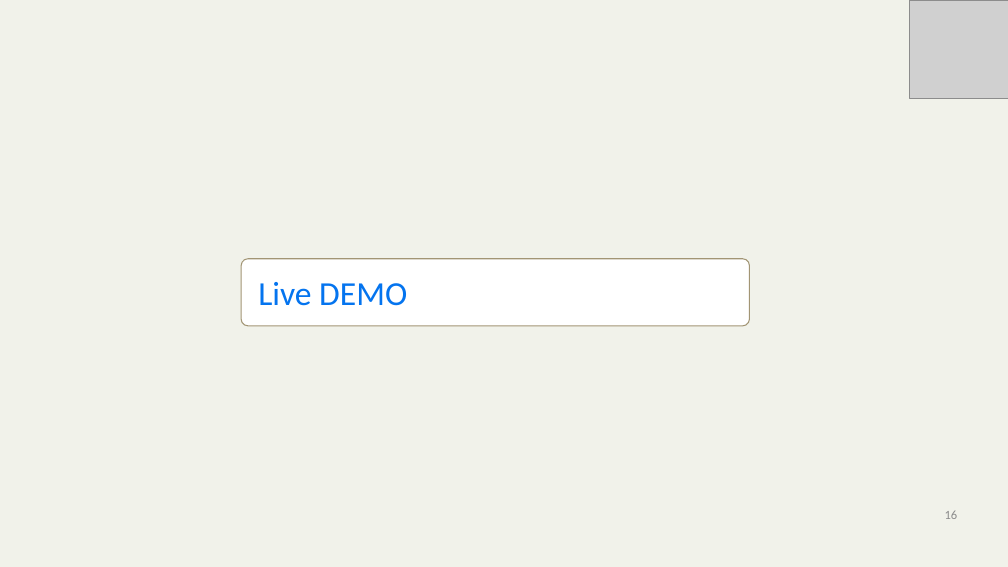
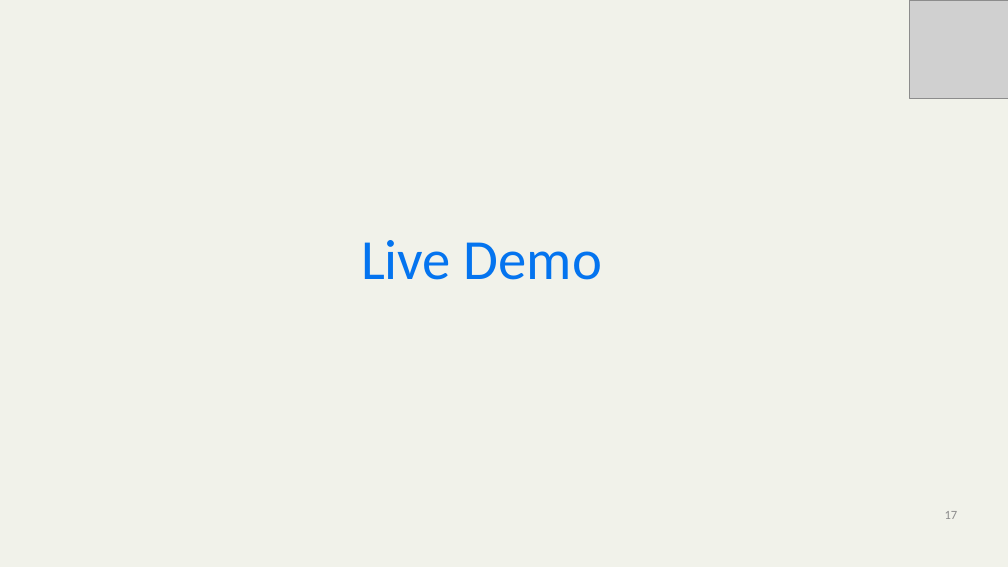
Before and after one commit to mickknutson/SITE_BOOTCAMP_QA, a slide deck: slide 17 of StudentWork/Besh/Project/TestHut Presentation.pptx (slide 16 before the commit). Drawn at 1008x567 pixels with LibreOffice and Linux fonts; fonts in the diff are those of the drawing; grey boxes stand for pictures; background and template pictures are left out. Boxes give left, top, right and bottom in pixels: in the first picture for what was removed or moved away, otherwise in the second. Text is boxed around its words. In the diff, an @@ line names an element or a change of style, - is before the commit and + after.

```diff
--- a/StudentWork/Besh/Project/TestHut Presentation.pptx
+++ b/StudentWork/Besh/Project/TestHut Presentation.pptx
@@ text "Live Demo": place and size @@
-text "Live Demo" at (241,259,749,326)
+text "Live Demo" at (361,240,602,280)
@@ text "Live Demo" at (361,240,602,280): vertical alignment middle to top; fill #FFFFFF to none; outline #A29574 1 pt to none @@
@@ text at (361,240,602,280): text changed; size 32 to 54 pt @@
-Live DEMO
+Live Demo
@@ page number at (945,511,958,519): text changed @@
-16
+17
```
Also in this commit, not shown: 4 other slides changed.
